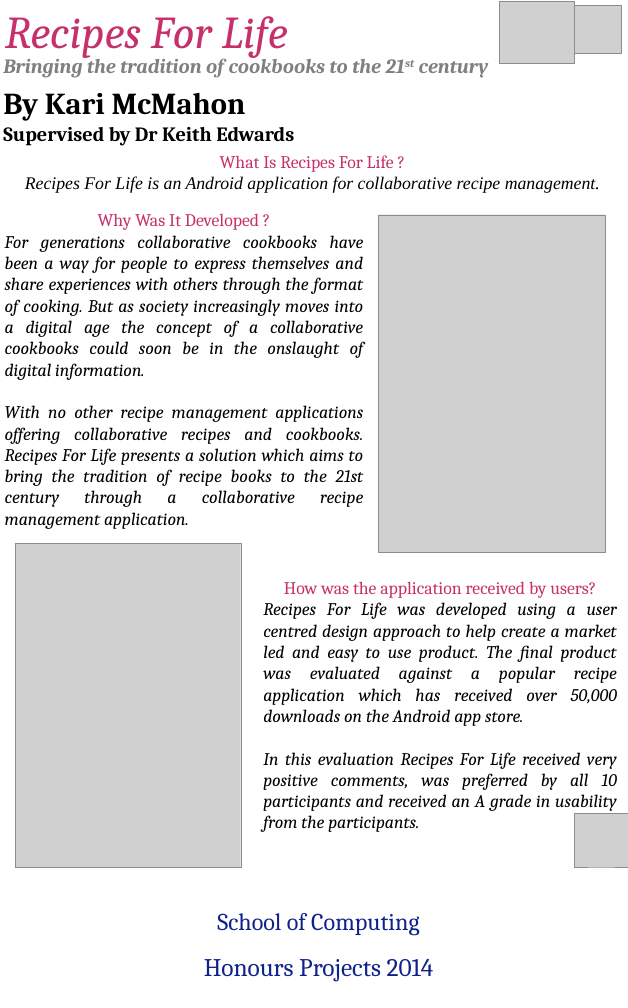
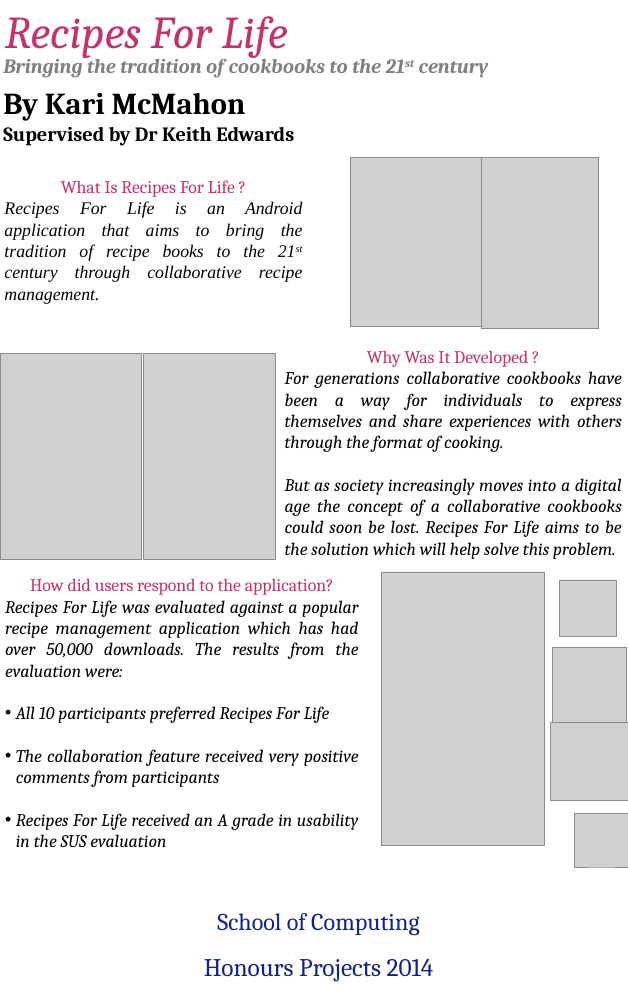
Before and after one commit to karivmcmahon/RecipesForLife, a slide deck: slide 1 of poster/posteridea.ppt. Drawn at 628x1008 pixels with LibreOffice and Linux fonts; fonts in the diff are those of the drawing; grey boxes stand for pictures; background and template pictures are left out. Boxes give left, top, right and bottom in pixels: in the first picture for what was removed or moved away, otherwise in the second. Text is boxed around its words. In the diff, an @@ line names an element or a change of style, - is before the commit and + after.

Commit message:
Poster Update

```diff
--- a/poster/posteridea.ppt
+++ b/poster/posteridea.ppt
@@ text "What Is Recipes For Life ...": place and size @@
-text "What Is Recipes For Life ..." at bbox=[25, 155, 600, 193]
+text "What Is Recipes For Life ..." at bbox=[4, 180, 303, 304]
@@ picture added at bbox=[350, 157, 481, 327] @@
@@ picture added at bbox=[481, 158, 598, 328] @@
@@ text at bbox=[4, 201, 303, 304]: text changed @@
-Recipes For Life is an Android application for collaborative recipe management.
+Recipes For Life is an Android application that aims to bring the tradition of recipe books to the 21st century through collaborative recipe management.
@@ picture: place and size @@
-picture at bbox=[379, 215, 605, 552]
+picture at bbox=[0, 354, 142, 560]
@@ picture: place and size @@
-picture at bbox=[16, 544, 241, 867]
+picture at bbox=[143, 354, 275, 560]
@@ text "Why Was It Developed ?": place and size @@
-text "Why Was It Developed ?" at bbox=[5, 213, 364, 529]
+text "Why Was It Developed ?" at bbox=[285, 350, 622, 559]
@@ text at bbox=[285, 371, 622, 559]: text changed @@
-For generations collaborative cookbooks have been a way for people to express themselves and share experiences with others through the format of cooking. But as society increasingly moves into a digital age the concept of a collaborative cookbooks could soon be in the onslaught of digital information.
-With no other recipe management applications offering collaborative recipes and cookbooks. Recipes For Life presents a solution which aims to bring the tradition of recipe books to the 21st century through a collaborative recipe management application.
+For generations collaborative cookbooks have been a way for individuals to express themselves and share experiences with others through the format of cooking.
+But as society increasingly moves into a digital age the concept of a collaborative cookbooks could soon be lost. Recipes For Life aims to be the solution which will help solve this problem.
@@ text at bbox=[5, 578, 359, 847]: text changed @@
-How was the application received by users?
-Recipes For Life was developed using a user centred design approach to help create a market led and easy to use product. The final product was evaluated against a popular recipe application which has received over 50,000 downloads on the Android app store.
-In this evaluation Recipes For Life received very positive comments, was preferred by all 10 participants and received an A grade in usability from the participants.
+How did users respond to the application?
+Recipes For Life was evaluated against a popular recipe management application which has had over 50,000 downloads. The results from the evaluation were:
+• All 10 participants preferred Recipes For Life
+• The collaboration feature received very positive comments from participants
+• Recipes For Life received an A grade in usability in the SUS evaluation
@@ picture added at bbox=[381, 572, 545, 846] @@
@@ picture: place and size @@
-picture at bbox=[574, 5, 622, 53]
+picture at bbox=[559, 580, 616, 637]
@@ picture: place and size @@
-picture at bbox=[500, 1, 574, 63]
+picture at bbox=[553, 648, 627, 726]
@@ picture added at bbox=[550, 723, 628, 801] @@
```
Also in this commit, not shown: 2 other files.
